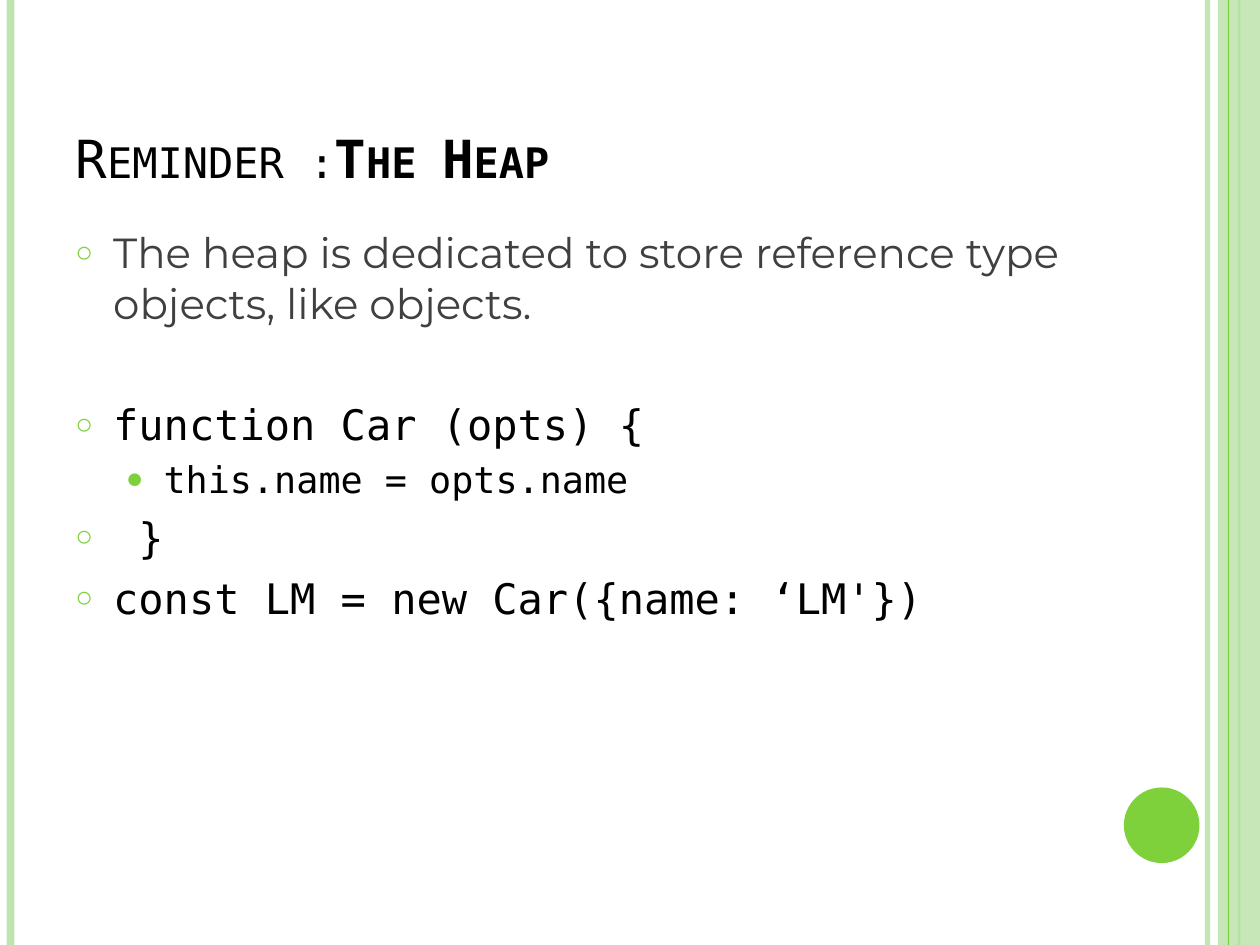
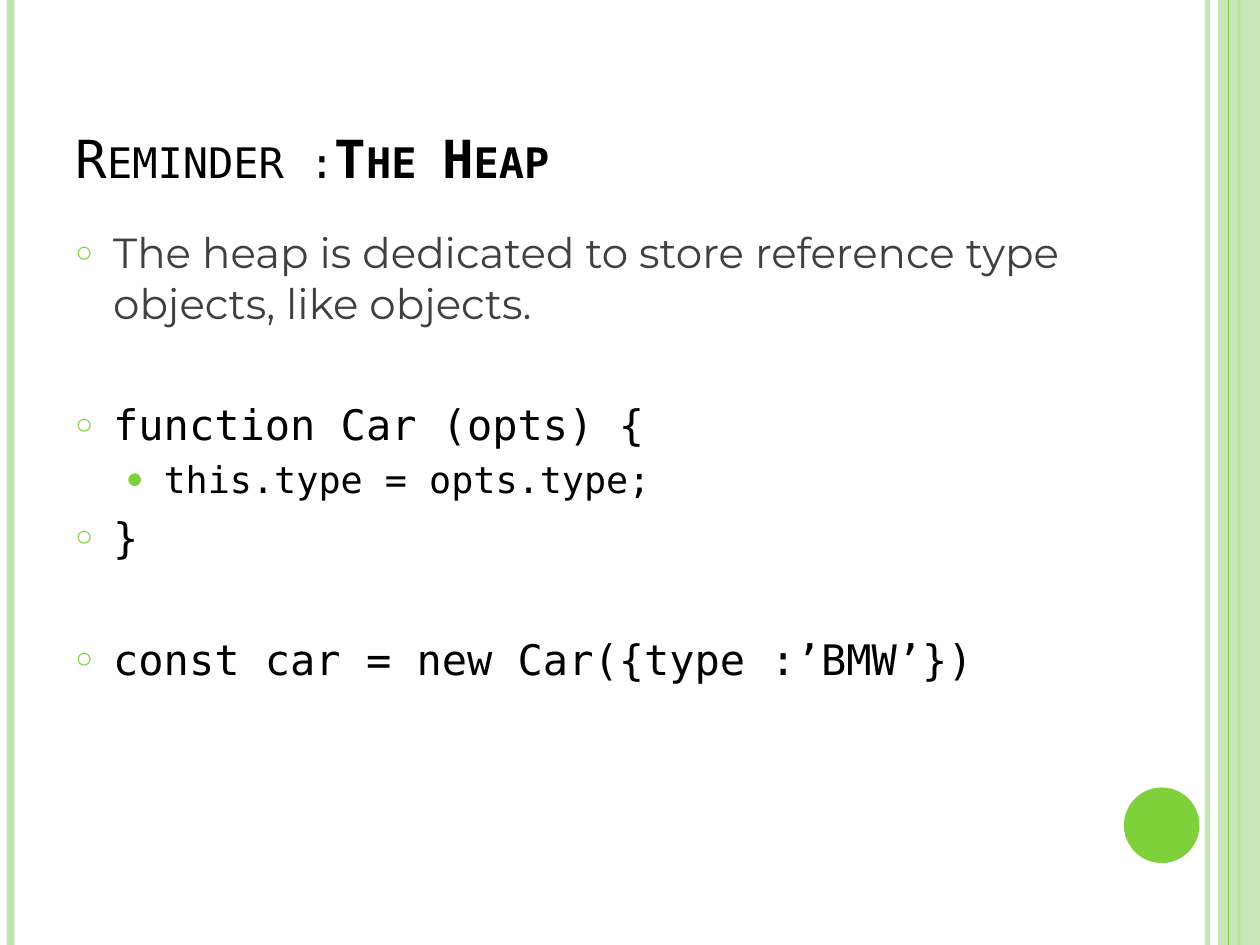
Before and after one commit to ntedgi/infra-meetings, a slide deck: slide 5 of GC&memLeaks/demand-mem-leak.pptx (slide 7 before the commit). Drawn at 1260x945 pixels with LibreOffice and Linux fonts; fonts in the diff are those of the drawing. Boxes give left, top, right and bottom in pixels: in the first picture for what was removed or moved away, otherwise in the second. Text is boxed around its words. In the diff, an @@ line names an element or a change of style, - is before the commit and + after.

```diff
--- a/GC&memLeaks/demand-mem-leak.pptx
+++ b/GC&memLeaks/demand-mem-leak.pptx
@@ text at [164,465,650,501]: text changed @@
-  ● this.name = opts.name
+  ● this.type = opts.type;
@@ text at [113,643,973,684]: text changed @@
-○ const LM = new Car({name: ‘LM'})
+○ const car = new Car({type :’BMW’})
```
Also in this commit, not shown: 3 other slides changed, 2 slides added, 1 slide removed, 3 other files.
